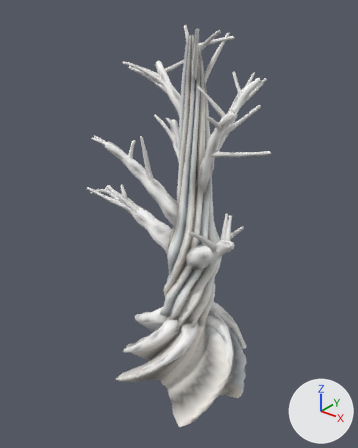
One commit to the glTF model assets-full/shared/trunk-wood.glb: the scene before it, then after it.
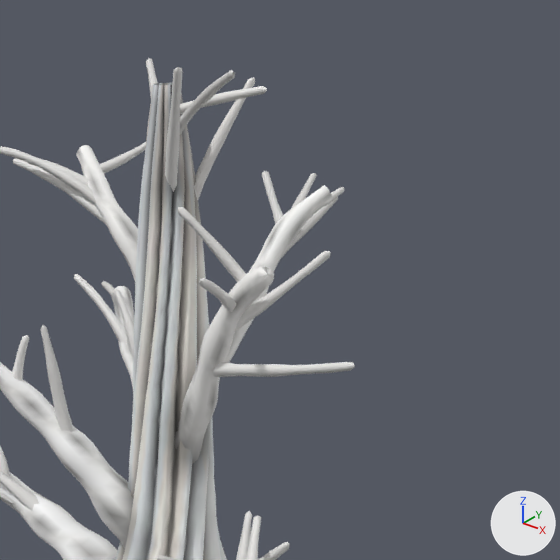
Each version is shown whole from a 50 mm lens placed at (31.9, -41.8, 42.2), pointed at (-1.8, 0.3, 16.1), then close up on the part from 34% to 100% of the width and 0% to 52% of the height. Lighting does not change. The marker at lower right points along +X, +Y and +Z. The last two pictures show the newer version. Vertices at exactly the same position are counted once.

Objects in the first close-up: 'trunk'.
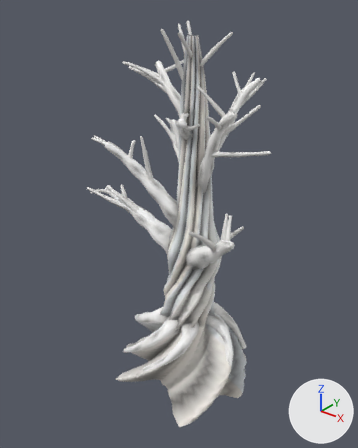
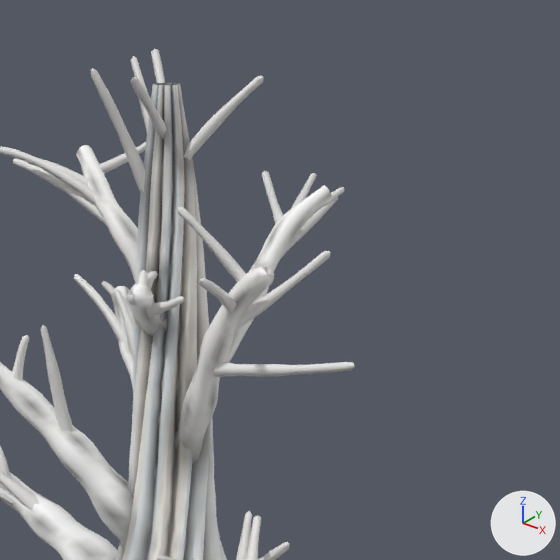
Pixel boxes [x1, y1, x2, y2] of what changed, in the close-ups (560 x 560 px; the box of a moved part takes in the faces that stretch with it):
'trunk', reshaped
    before: [0, 58, 355, 560]
    after: [0, 49, 355, 560]
part 1 of me_trunk, added
    after: [131, 56, 149, 131]
part 2 of me_trunk, added
    after: [127, 284, 167, 336]
part 3 of me_trunk, added
    after: [137, 270, 147, 287]
part 4 of me_trunk, added
    after: [90, 68, 145, 193]
part 5 of me_trunk, moved or reshaped
    before: [146, 59, 263, 200]
    after: [131, 49, 264, 317]
part 6 of me_trunk, recoloured
    before: [134, 58, 267, 368]
    after: [134, 83, 207, 368]

What changed in the scene script:
```text
Change me_trunk:
    used by ob_trunk; location = (0.0, 0.0, 0.0)
    remove me_trunk.from_pydata(...)  # 9070 vertices, 17426 faces; spans x -14.8..10.9, y -9.0..10.6, z -4.5..38.6
    add me_trunk.from_pydata(...)  # 9410 vertices, 18046 faces; spans x -14.8..10.9, y -9.0..10.6, z -4.5..38.8
    me_trunk part 1: the loose piece of 50 vertices spanning x -2.9..0.6, y -0.1..2.8, z 33.6..38.3 is copied, and the copy is multiplied about its middle by the matrix ((1.089, -0.007, 0.004), (0.01, 1.021, -0.193), (-0.081, 0.258, 1.158)), then moved by (-0.1, -0.3, -0.7); it spans x -3.2..0.6, y -0.1..2.1, z 32.1..38.4
    me_trunk part 2: a new loose piece of 140 vertices spanning x -0.4..1.5, y -3.3..0.9, z 26.4..30.0, in mat_defaultmaterial
    me_trunk part 3: a new loose piece of 50 vertices spanning x 0.4..1.3, y -2.9..-1.7, z 29.3..30.3, in mat_defaultmaterial
    me_trunk part 4: a new loose piece of 50 vertices spanning x -2.0..0.7, y -2.3..0.7, z 30.6..38.2, in mat_defaultmaterial
    me_trunk part 5: 108 vertices moved from x -2.9..5.2, y -2.2..2.8, z 35.1..38.5 to x 0.1..2.9, y -2.5..-1.0, z 28.1..30.1; 139 vertices removed from x -2.6..3.1, y -3.1..2.8, z 30.6..38.6; 189 vertices added at x -2.1..4.1, y -3.6..2.2, z 28.9..38.8
    me_trunk part 6: 1535 kept faces spanning x -1.2..2.9, y -2.5..2.1, z 25.9..37.6 get new vertex colours
```
